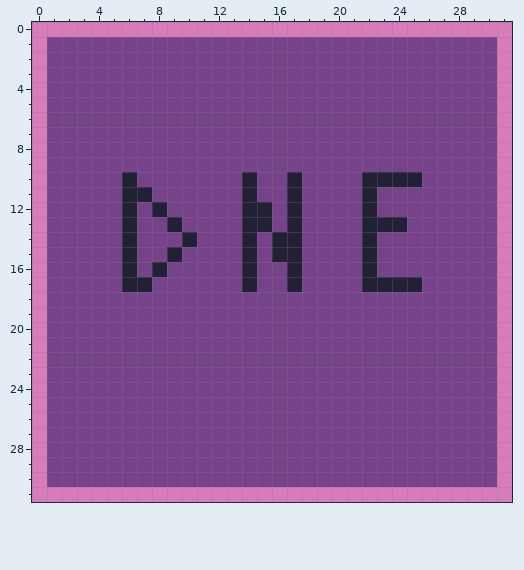
Pixel-art file -- Art/UI/MissingTexture.aseprite. Above is the file before it was changed.
32x32 pixels, 1 frame.
New version:
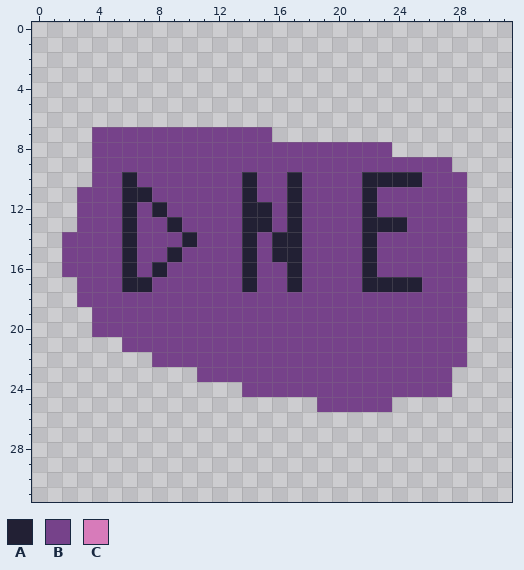
Palette (. is transparent): A #222034  B #76428a  C #d77bba
Edits made:
Colour B is gone in rows 1 to 6 at x 1 to 30; in row 7 at x 1 to 3 and 16 to 30; in row 8 at x 1 to 3 and 24 to 30; in row 9 at x 1 to 3 and 28 to 30; in row 10 at x 1 to 3 and 29 to 30; in rows 11 to 13 at x 1 to 2 and 29 to 30.
Colour B is gone in rows 14 to 16 at x 1 and 29 to 30; in rows 17 to 18 at x 1 to 2 and 29 to 30; in rows 19 to 20 at x 1 to 3 and 29 to 30; in row 21 at x 1 to 5 and 29 to 30; in row 22 at x 1 to 7 and 29 to 30; in row 23 at x 1 to 10 and 28 to 30.
Colour B is gone in row 24 at x 1 to 13 and 28 to 30; in row 25 at x 1 to 18 and 24 to 30; in rows 26 to 30 at x 1 to 30.
Colour C is gone in row 0 at x 0 to 31; in rows 1 to 30 at x 0 and 31; in row 31 at x 0 to 31.
Pixel boxes of the changes (left, top, right, bottom) in both pictures:
erased: (32, 22, 512, 502)
